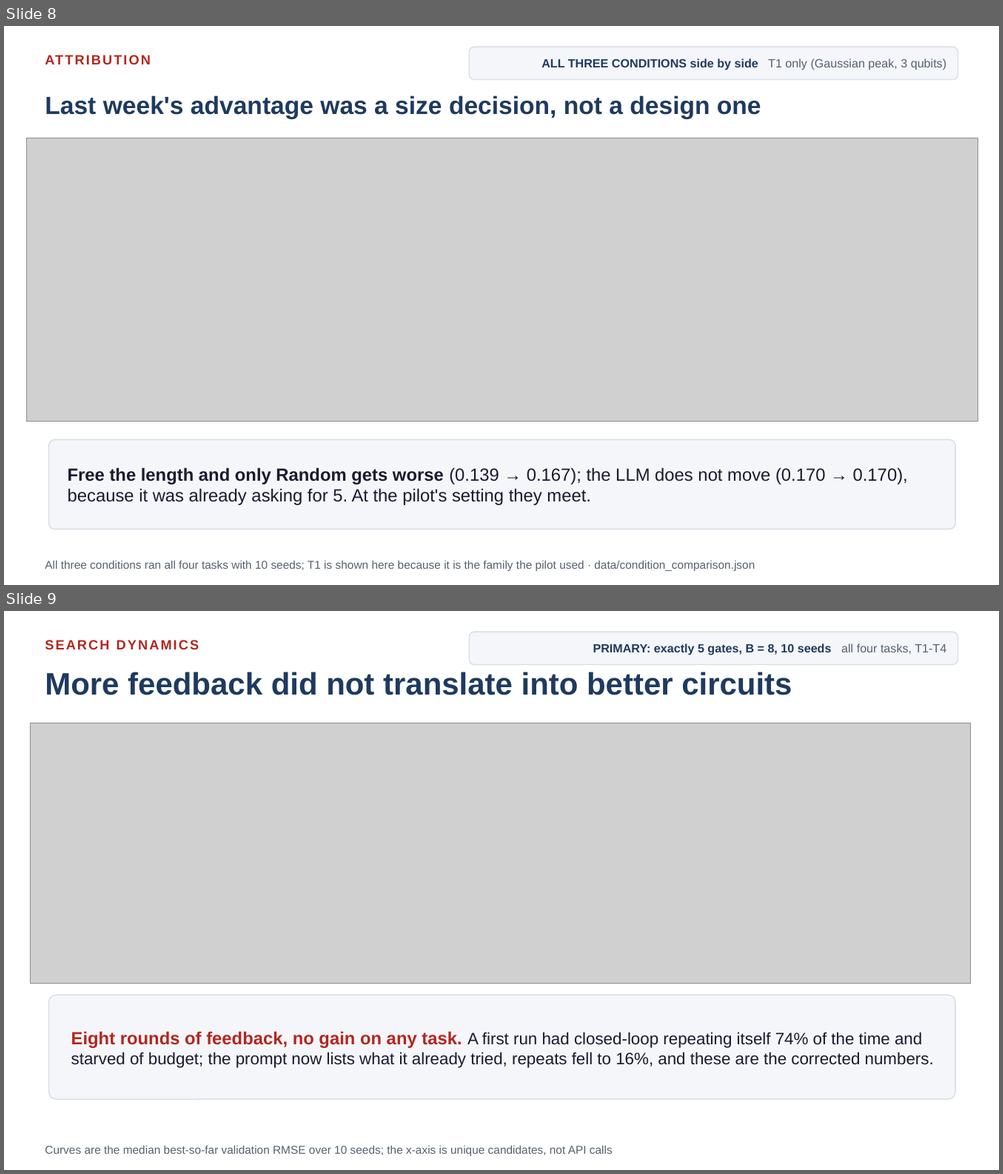
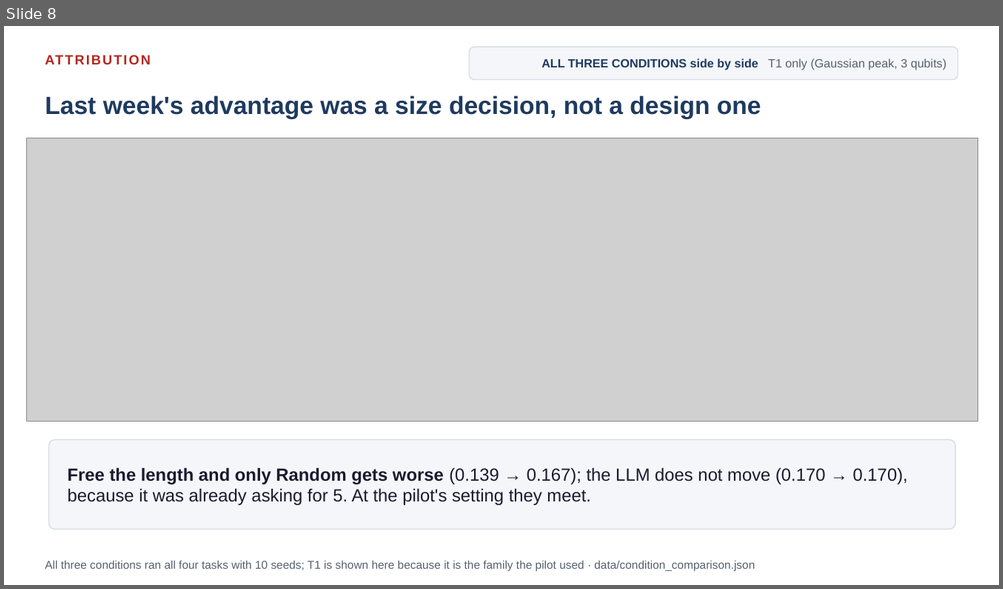
Before and after one commit to dorakingx/llm-vqc, a slide deck: docs/presentation/mini5/20260731_GSoC_mini5.pptx. Shown one above the other, each under a label of ours: slides 8 and 9 before the commit, slide 8 after it. The pictures are 1003x1174 and 1003x589 pixels, drawn with LibreOffice and Linux fonts; fonts in the diff are those of the drawing; grey boxes stand for pictures. Boxes give left, top, right and bottom in pixels: in the first picture for what was removed or moved away, otherwise in the second. Text is boxed around its words. In the diff, an @@ line names an element or a change of style, - is before the commit and + after.

```diff
--- a/docs/presentation/mini5/20260731_GSoC_mini5.pptx
+++ b/docs/presentation/mini5/20260731_GSoC_mini5.pptx
@@ slide 9 removed at [4,611,999,1170], background #FFFFFF @@
@@ rounded rectangle removed at [469,632,958,665] @@
@@ text removed at [45,640,199,649] @@
-SEARCH DYNAMICS
@@ text removed at [593,644,946,655] @@
-PRIMARY: exactly 5 gates, B = 8, 10 seeds all four tasks, T1-T4
@@ text removed at [45,672,791,695] @@
-More feedback did not translate into better circuits
@@ picture removed at [30,723,970,984] @@
@@ rounded rectangle removed at [48,995,956,1099] @@
@@ text removed at [71,1031,933,1068] @@
-Eight rounds of feedback, no gain on any task. A first run had closed-loop repeating itself 74% of the time and starved of budget; the prompt now lists what it already tried, repeats fell to 16%, and these are the corrected numbers.
@@ text removed at [45,1146,612,1156] @@
-Curves are the median best-so-far validation RMSE over 10 seeds; the x-axis is unique candidates, not API calls
```
Also in this commit, not shown: 2 slides changed, 2 slides added, 1 other slide removed, 9 other files.
